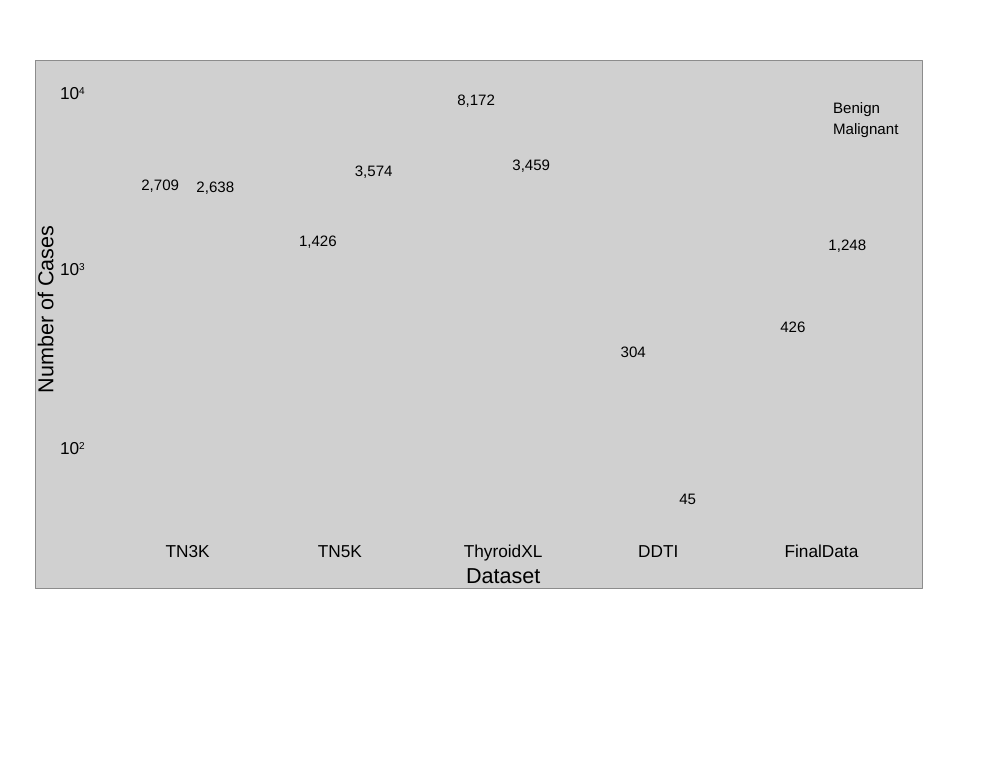
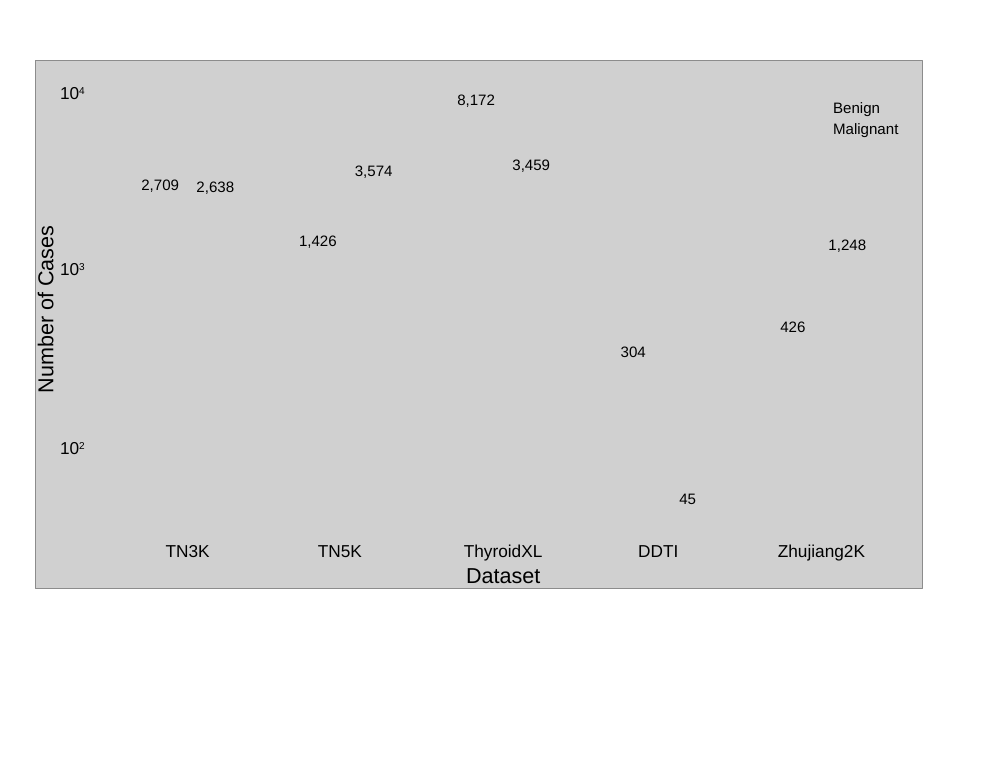
Before and after one commit to ordinary7Zz/my_plot_images, a slide deck: slide 2 of pptx/data_statistics.pptx. Drawn at 1008x764 pixels with LibreOffice and Linux fonts; fonts in the diff are those of the drawing; grey boxes stand for pictures. Boxes give left, top, right and bottom in pixels: in the first picture for what was removed or moved away, otherwise in the second. Text is boxed around its words. In the diff, an @@ line names an element or a change of style, - is before the commit and + after.

```diff
--- a/pptx/data_statistics.pptx
+++ b/pptx/data_statistics.pptx
@@ text at bbox=[778, 544, 865, 561]: text changed @@
-FinalData
+Zhujiang2K
```
Also in this commit, not shown: 1 other slide changed, 17 other files.
